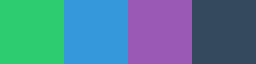
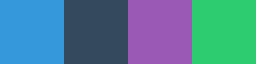
Layers edited between the first and the second 256 x 64 image:
added layer "Layer 2" above "Layer 3" over (x1=0, y1=0, x2=64, y2=64)
added layer "Layer 3" above "Layer 4" over (x1=64, y1=0, x2=128, y2=64)
added layer "Layer 5" above "Layer 1" over (x1=192, y1=0, x2=256, y2=64)
